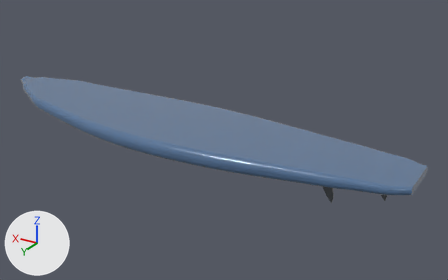
The glTF model app/api/cad/prebuilt/showcase_surfboard_beginner/model_v1.glb, before and after one commit.
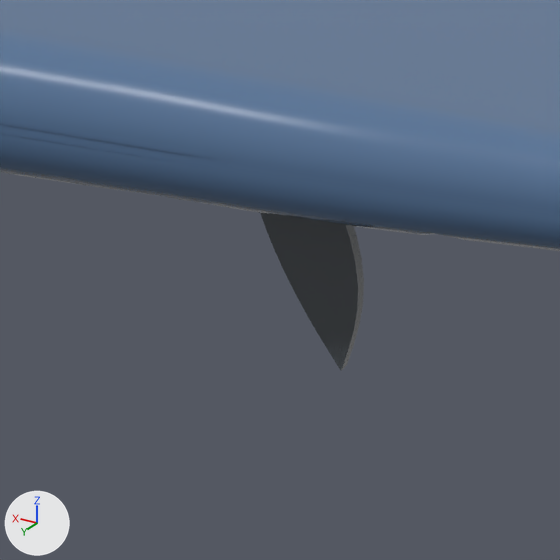
The first picture shows the older version from a 50 mm camera at (-1.62, 2.34, 1.27) aimed at (-0.17, -0.08, 0.06). The close-ups show the older and then the newer version on the part from 66% to 79% of the width and 59% to 80% of the height of that picture. Only the edits that show in the close-ups are written down. Every picture has the same lights, and +X, +Y and +Z are marked at lower left. Where no turn or scale is listed for an object, it has been applied to the vertices.

In view in the first close-up: 'body.1', 'fin.2'.
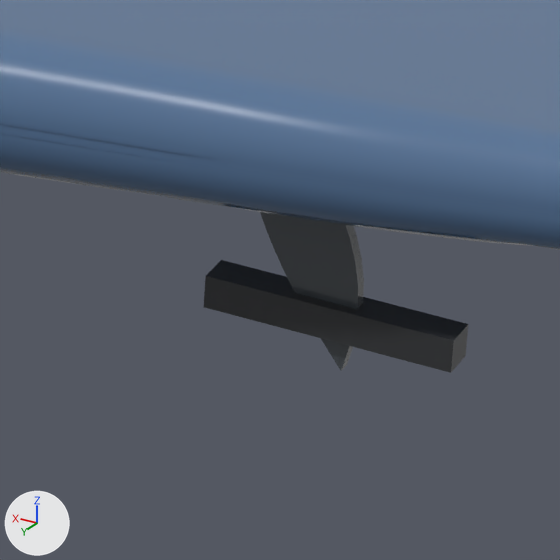
What changed in the scene script:
```text
Add mat_powder_coat:
    mat_powder_coat = principled_material('powder coat')
    mat_powder_coat.base_color = (0.0273, 0.0296, 0.0331)  # dark grey #2e3033
    mat_powder_coat.roughness = 0.62
    mat_powder_coat.coat_weight = 0.35
    mat_powder_coat.coat_roughness = 0.3
Add me_coat_105:
    me_coat_105.from_pydata(...)  # 16 vertices, 28 faces; spans x 0.0335..0.1515, y 0.128..0.146, z -0.0136..0.0024
    me_coat_105.materials.append(mat_powder_coat)  # dark grey #2e3033
Add ob_coat_105:
    ob_coat_105 = bpy.data.objects.new('coat.105', me_coat_105)
    ob_coat_105.location = (-0.9155, 0.007, 0.0327)
```

Where the change shows, as pixel boxes (x1, y1, x2, y2) in the close-ups (560 x 560 px):
'coat.105', added: after (204, 260, 468, 373)
